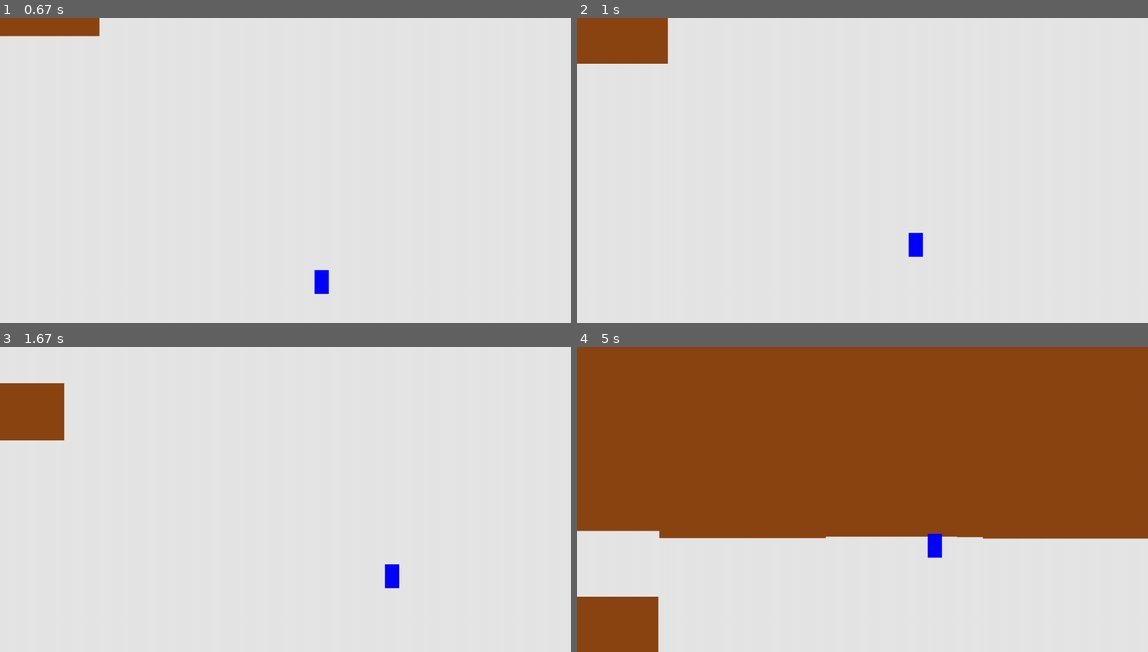
Above: before the commit, frames 1-4 (two rows, left to right).
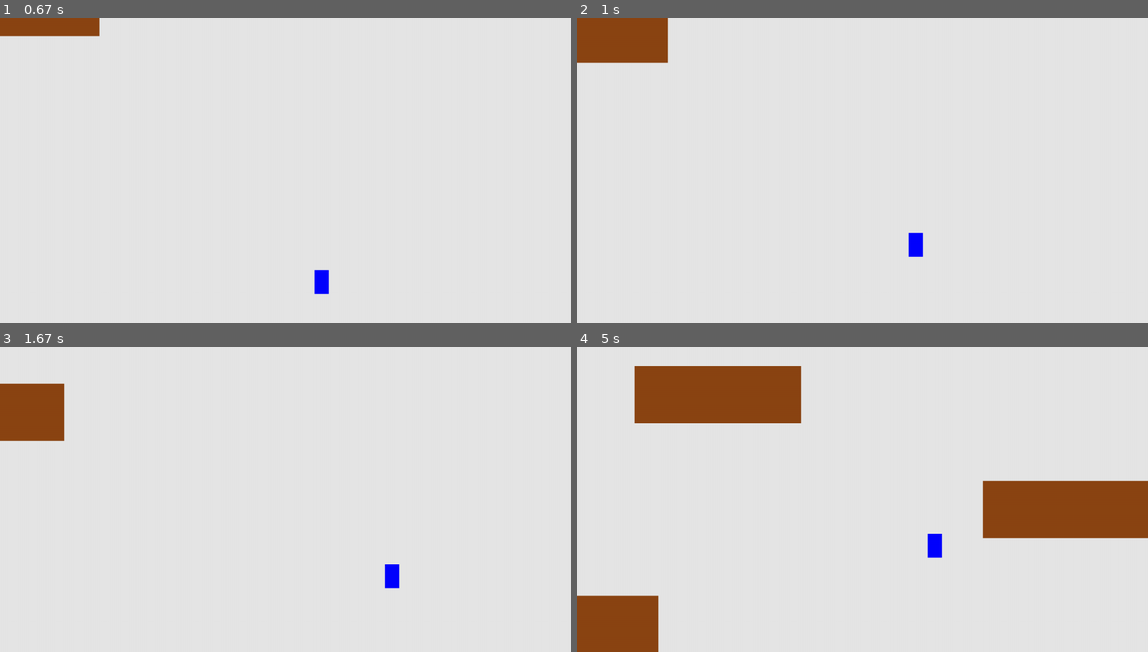
Above: after the commit, the same moments.

Repository: munxen/Python-Pygame
Game: pygame game, started from Coursider/Coursider.py
The game is run twice, just before and just after one commit, with the same random seed, the same clock (stepped at 60 frames per second) and the same inputs.
Inputs:
- Up to frame 1 (0.67 s): hold D from 0.33 s (still down)
- Up to frame 2 (1 s): release D at 0.8 s; hold W from 0.83 s (still down)
- Up to frame 3 (1.67 s): release W at 1.13 s; hold D 1.17-1.63 s
- Up to frame 4 (5 s): hold A 1.67-2.2 s; hold A 2.23-2.63 s; hold W 2.67-3.03 s; hold D 3.07-3.7 s; hold A 3.73-4.2 s; hold D 4.23-4.7 s; hold W from 4.73 s (still down)

Frame 1 is identical in both runs. In frame 2, less than 0.1% of the frame differs, in the area x 0-16%, y 14-15%; in frame 3, less than 0.1%; in frame 4, 52%, in the area x 0-100%, y 0-82%.

Commit message:
Code optimization, add new tasks

Diff:
--- a/Coursider/Coursider.py
+++ b/Coursider/Coursider.py
@@ -1,6 +1,5 @@
 import sys
 import pygame
-import random
 
 from settings__ import Settings
 from player__ import Player
@@ -16,7 +15,7 @@
     clock = pygame.time.Clock()
 
     # Создание класса Player и добавление в общую группу
-    player = Player(ai_settings.screen_width, ai_settings.screen_height,)
+    player = Player(ai_settings.screen_width, ai_settings.screen_height)
     ai_settings.player_sprites.add(player)
 
     # Создание класса Platform, списка с коллизиями для каждой платформы и добавление в общую группу
@@ -56,45 +55,24 @@
                     player.stop()
                     platform.platform_go_left = False
 
-        # Прыжок
-        player.jump_on()
-
-
+        # Установка условий для каждой платформы
         for p in ai_settings.platform_list:
-
+            # Перемещение платформ при движении игрока
             gf.pull_platform(platform.platform_go_left, p,
             platform.platform_go_right, player.jump_count)
-
+            # Коллизия игрока и платформы
             gf.collizions_platform(p, player,
             ai_settings.platform_sprites)
 
-            gf.create_platform(p, ai_settings.platform_sprites,
-            ai_settings.platform_list, ai_settings.speed_factor_platform, ai_settings.create_platform)
+        # Создание платформ
+        if p.rect.bottom > 200 and platform.create_platform == True:
+            gf.create_platform(ai_settings.platform_sprites,
+            ai_settings.platform_list, ai_settings.speed_factor_platform)
+            if len(ai_settings.platform_list) > 2:
+                platform.create_platform = False
 
-        # Обновлене спрайтов
-        ai_settings.player_sprites.update()
-        ai_settings.platform_sprites.update()
-
-        # Ограничение передвижения
-        "Ограничение c экраном"
-        if player.rect.right > ai_settings.screen_width / 4 * 3:
-            player.rect.right = ai_settings.screen_width / 4 * 3
-        if player.rect.left < ai_settings.screen_width / 4:
-            player.rect.left = ai_settings.screen_width / 4
-
-
-        """Рендеринг"""
-        # При каждом проходе цикла перерисовывается экран
-        screen.fill(ai_settings.bg_color)
-
-        # Отрисовка спрайтов
-        ai_settings.platform_sprites.draw(screen)
-        ai_settings.player_sprites.draw(screen)
-
-        # FPS
-        clock.tick(ai_settings.FPS)
-
-        # Отображение последнего прорисованного окна
-        pygame.display.flip()
+        # Рендеринг
+        gf.rendering(ai_settings.player_sprites,ai_settings.platform_sprites,screen,
+        ai_settings.bg_color,clock,ai_settings.FPS, player )
 
 run_game()
--- a/Coursider/Detalies.py
+++ b/Coursider/Detalies.py
@@ -1,9 +1 @@
 #ЧЕРНОВИК\
-        #Создание второй платформы
-        if p.rect.bottom > 200 and platform.create_platform == True:
-            platform = Platform(random.randrange(-100, 1200) , -100, ai_settings.speed_factor_platform)
-            ai_settings.platform_sprites.add(platform)
-            ai_settings.platform_list.append(platform)
-            ai_settings.num_platforms += 1
-            if ai_settings.num_platforms > 2:
-                platform.create_platform = False
--- a/Coursider/Game docs/problems.txt
+++ b/Coursider/Game docs/problems.txt
@@ -1 +1,5 @@
-Исправить ошибку появления новых платформ, переработать механику
+Доработать управление игроком:
+1. Прыжки (чтобы небыло двойных прыжков, доработать физику прыжка)
+2. Рывок (сделать его ускорением, а не телепортацией, добавить перезарядку рывка)
+3. Убрать ограничение с экраном
+4. Добавить ограничение с экраном сверху
--- a/Coursider/game_func__.py
+++ b/Coursider/game_func__.py
@@ -25,7 +25,7 @@
             p.rect.y -= 1
 
 def collizions_platform(p, player, platform_sprites):
-    """Коллизии игрока и платформы"""
+    """Коллизии игрока и платформ"""
     if pygame.sprite.spritecollide(player, platform_sprites, False):
 
         #Коллизия справа
@@ -48,17 +48,32 @@
             player.rect.top >= p.rect.bottom - 20:
             player.rect.top = p.rect.bottom
 
-def create_platform(p, platform_sprites,
-platform_list, speed_factor_platform, create_platform):
+def create_platform(platform_sprites,
+platform_list, speed_factor_platform,):
+    """Создание платформ"""
+    platform = Platform(random.randrange(-100, 1200) , -100, speed_factor_platform)
+    platform_sprites.add(platform)
+    platform_list.append(platform)
 
-    """Создание платформ"""
-    if p.rect.bottom > 200 and create_platform == True:
-        platform = Platform(random.randrange(-100, 1200) , -100, speed_factor_platform)
-        platform_sprites.add(platform)
-        platform_list.append(platform)
+def rendering(player_sprites,platform_sprites,screen,
+        bg_color,clock,FPS, player ):
 
-        if len(platform_list) > 2:
-            create_platform = False
-        return create_platform
+    # Рычаг прыжка
+    player.jump_on()
 
-    print (create_platform)
+    # Обновлене спрайтов
+    player_sprites.update()
+    platform_sprites.update()
+
+    # При каждом проходе цикла перерисовывается экран
+    screen.fill(bg_color)
+
+    # Отрисовка спрайтов
+    platform_sprites.draw(screen)
+    player_sprites.draw(screen)
+
+    # Установка ограничения кадров
+    clock.tick(FPS)
+
+    # Отображение последнего прорисованного окна
+    pygame.display.flip()
--- a/Coursider/platform__.py
+++ b/Coursider/platform__.py
@@ -17,9 +17,11 @@
         self.platform_go_right = False # Рычаг передвижения платформ вправо
         self.platform_go_left = False # Рычаг передвижения платформ влево
         self.platform_down = False # Рычаг ускорения падения платформы
+        self.create_platform = True # Рычаг создания платформы
 
     def update(self):
         "Движение платформы"
+            #Влево/вправо
         self.rect.y += self.speed_platform
         if self.rect.top > 640 :
             self.rect.center = (random.randrange(-100, 1200) , -100)
--- a/Coursider/player__.py
+++ b/Coursider/player__.py
@@ -16,7 +16,6 @@
         self.change_left = 0 #Скорость влево
         self.change_x = 0 #Рычаг скорости вправо/влево
         self.change_y = 0 #Рычаг скорости вверх/вниз
-
         self.player_sreed_factor = 4 #Скорость игрока
 
         self.jumping = False #Проверка, находится ли игрок в прыжке
@@ -24,11 +23,18 @@
 
 
     def update(self):
+
         """Управление игроком"""
         self.gravity() #устанавливаем гравитацию
         self.rect.x += self.change_x #передвижение влево/вправо
         self.rect.y += self.change_y #передвижение вверх/вниз
         self.change_y = 0 #останавливаем вертикальное движение
+
+        "Ограничение передвижения слева/справа"
+        if self.rect.right > self.screen_width / 4 * 3:
+            self.rect.right = self.screen_width / 4 * 3
+        if self.rect.left < self.screen_width / 4:
+            self.rect.left = self.screen_width / 4
 
     def gravity(self):
         """Гравитация игрока"""
